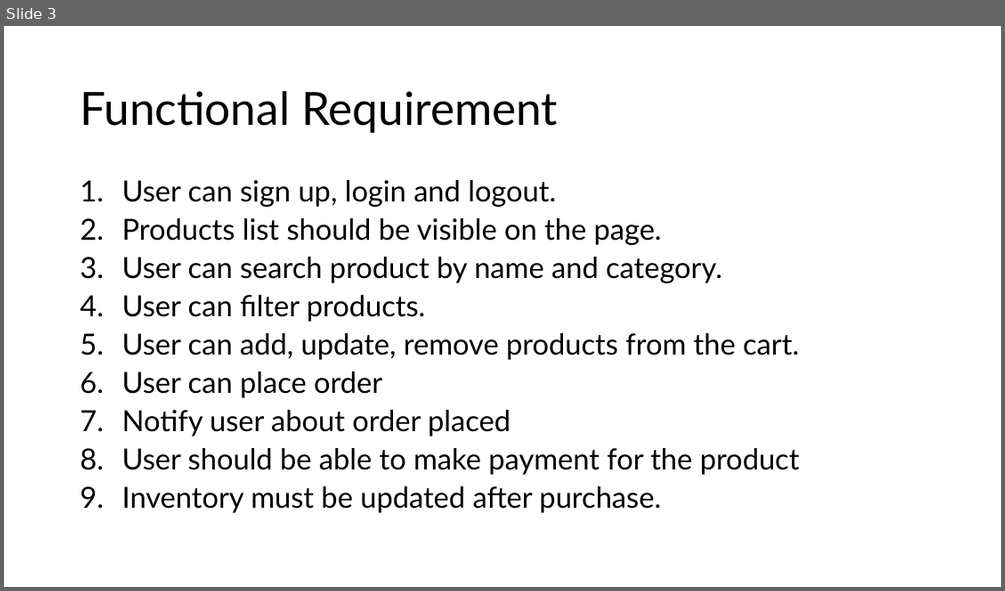
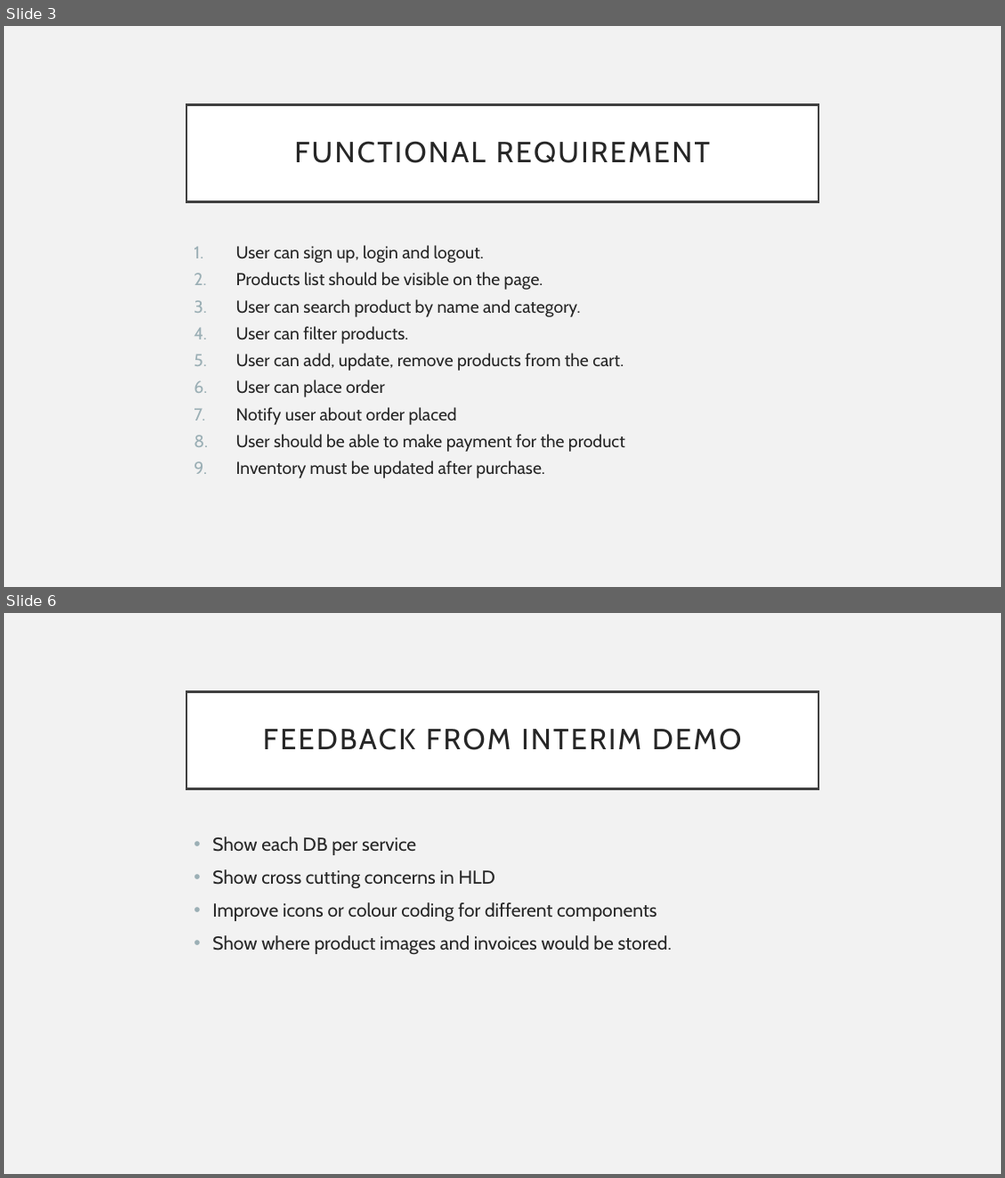
Before and after one commit to demorishi/ecommerce-demo, a slide deck: Documentation/E-Commerce Case Study.pptx. Shown one above the other, each under a label of ours: slide 3 before the commit, slides 3 and 6 after it; the slides between them are not shown. The pictures are 1005x591 and 1005x1178 pixels, drawn with LibreOffice and Linux fonts; fonts in the diff are those of the drawing. Boxes give left, top, right and bottom in pixels: in the first picture for what was removed or moved away, otherwise in the second. Text is boxed around its words. In the diff, an @@ line names an element or a change of style, - is before the commit and + after.

```diff
--- a/Documentation/E-Commerce Case Study.pptx
+++ b/Documentation/E-Commerce Case Study.pptx
@@ slide 6 added at (4, 613, 1001, 1174), background #F2F2F2 @@
@@ title added at (186, 691, 818, 788), fill #FFFFFF, outline #404040 2.5 pt, 28 pt, text #262626 @@
+FEEDBACK FROM INTERIM DEMO
@@ text added at (212, 836, 672, 955), 18 pt, text #262626 @@
+• Show each DB per service
+• Show cross cutting concerns in HLD
+• Improve icons or colour coding for different components
+• Show where product images and invoices would be stored.
@@ slide 3 changed as well @@
@@ background #FFFFFF to #F2F2F2 @@
@@ title "FUNCTIONAL REQUIREMENT": place and size @@
-title "FUNCTIONAL REQUIREMENT" at (80, 91, 558, 133)
+title "FUNCTIONAL REQUIREMENT" at (186, 104, 818, 201)
@@ title "FUNCTIONAL REQUIREMENT" at (186, 104, 818, 201): fill none to #FFFFFF; outline none to #404040 2.5 pt @@
@@ title at (294, 141, 710, 163): text changed; size 44 to 28 pt; font Lato to Cabin; text colour #000000 to #262626 @@
-Functional Requirement
+FUNCTIONAL REQUIREMENT
@@ text "User can sign up, login ...": place and size @@
-text "User can sign up, login ..." at (122, 180, 800, 513)
+text "User can sign up, login ..." at (236, 245, 625, 478)
@@ text "User can sign up, login ..." at (236, 245, 625, 478): size 28 to 16.6 pt, font Lato to Cabin, text colour #000000 to #262626 @@
```
Also in this commit, not shown: 8 other slides changed, 2 other slides added, 6 other files.
